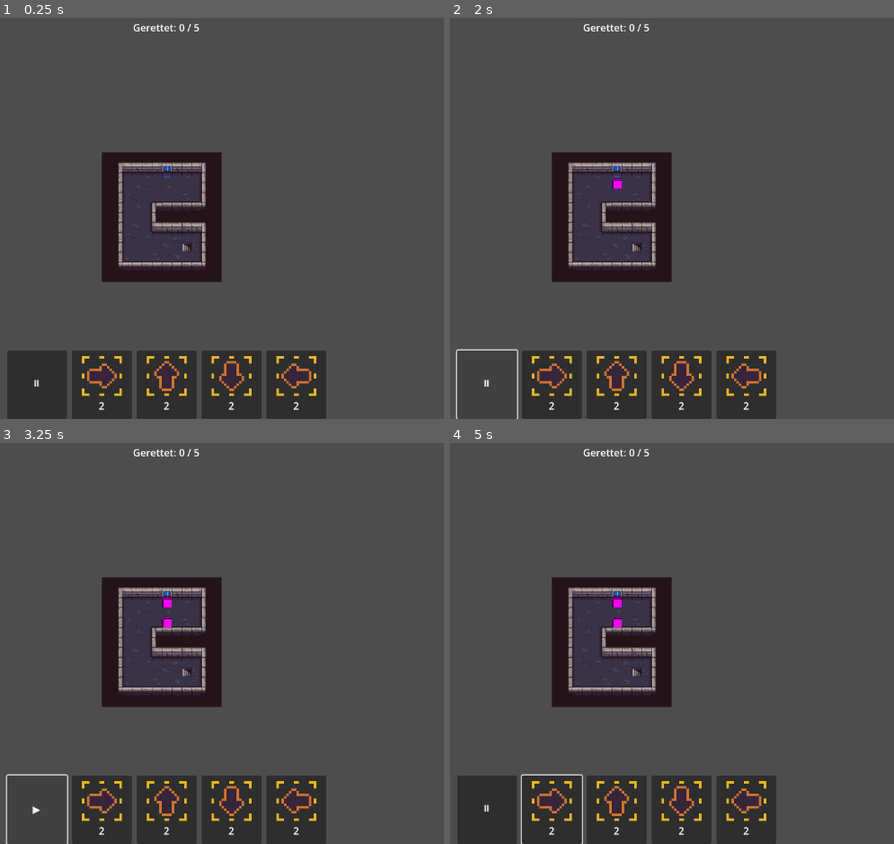
Above: before the commit, frames 1-4 (two rows, left to right).
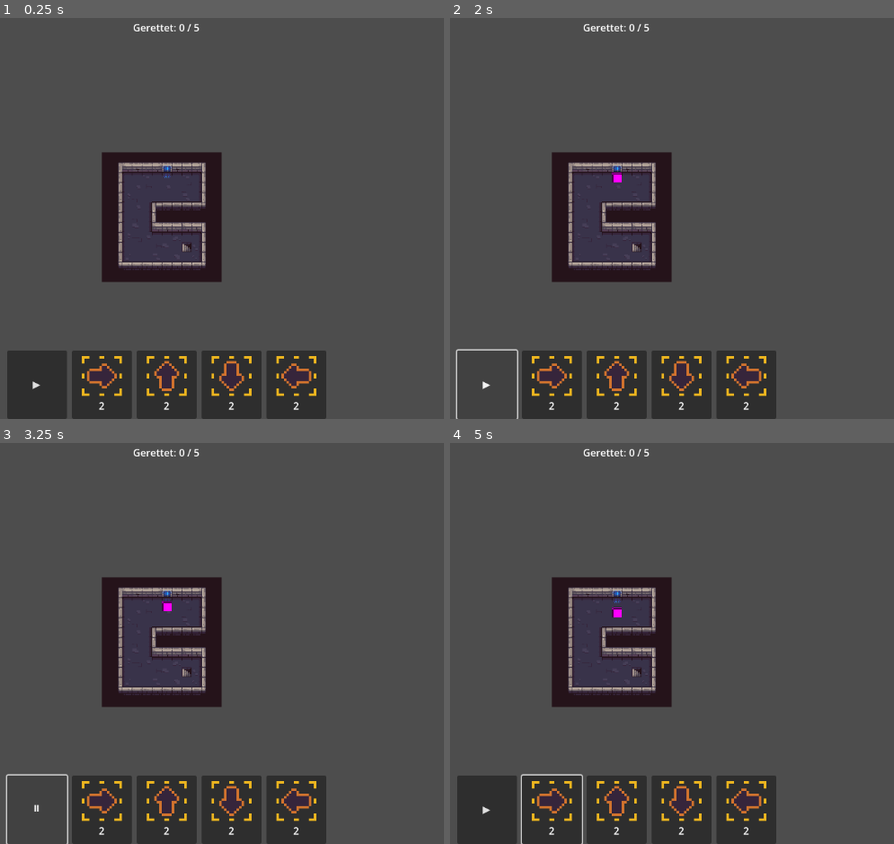
Above: after the commit, the same moments.

Repository: nico-hahn/freezelings
Game: Godot game, scene res://scenes/game/game.tscn
Two runs of this game, one before a commit and one after it. Both use one fixed random seed, a clock stepped at 60 frames per second and the inputs below.
Inputs (mouse positions are in pixels of both pictures, inside the frame that each line leads up to):
- Up to frame 1 (0.25 s): no input
- Up to frame 2 (2 s): click "⏸" (after the commit: "▶") at 0.5 s; click "▶" (after the commit: "⏸") at 1.25 s
- Up to frame 3 (3.25 s): click (102, 807) at 2.02 s; click "⏸" (after the commit: "▶") at 2.75 s
- Up to frame 4 (5 s): click "▶" (after the commit: "⏸") at 3.5 s; click (552, 807) at 4.27 s

The runs differ from the first frame. In frame 1, less than 0.1% of the frame differs, in the area x 7-10%, y 90-93%; in frame 2, 0.1%; in frame 3, 0.1%; in frame 4, 0.2%, in the area x 7-39%, y 38-93%.

Commit message:
change default pause state

Diff:
--- a/scripts/level/level_controller.gd
+++ b/scripts/level/level_controller.gd
@@ -58,8 +58,9 @@
 	var entry_grid: Vector2i = world_to_grid(_entry_point.global_position)
 	_lemming_spawner.initialize(entry_grid, spawn_interval, total_lemmings, start_direction)
 
-	# TickManager starten
+	# TickManager starten und sofort pausieren – Spieler startet manuell
 	TickManager.start()
+	TickManager.pause()
 
 
 ## Gibt true zurück wenn das Tile begehbar ist (kein Wand-Tile, kein Blocker).
